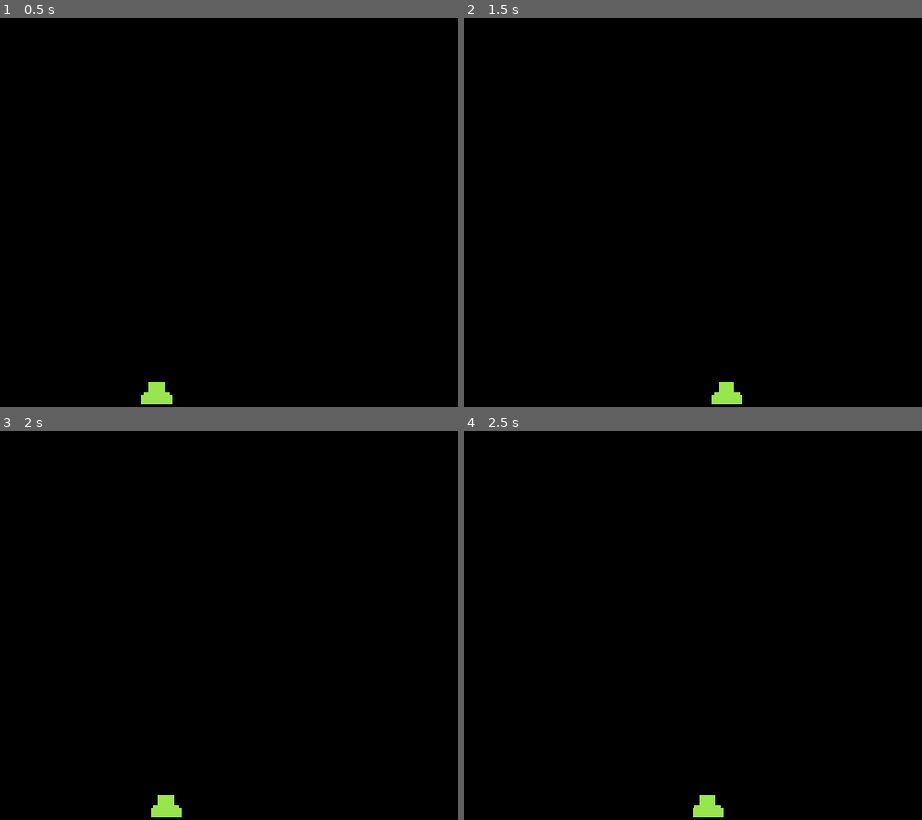
Above: before the commit, frames 1-4 (two rows, left to right).
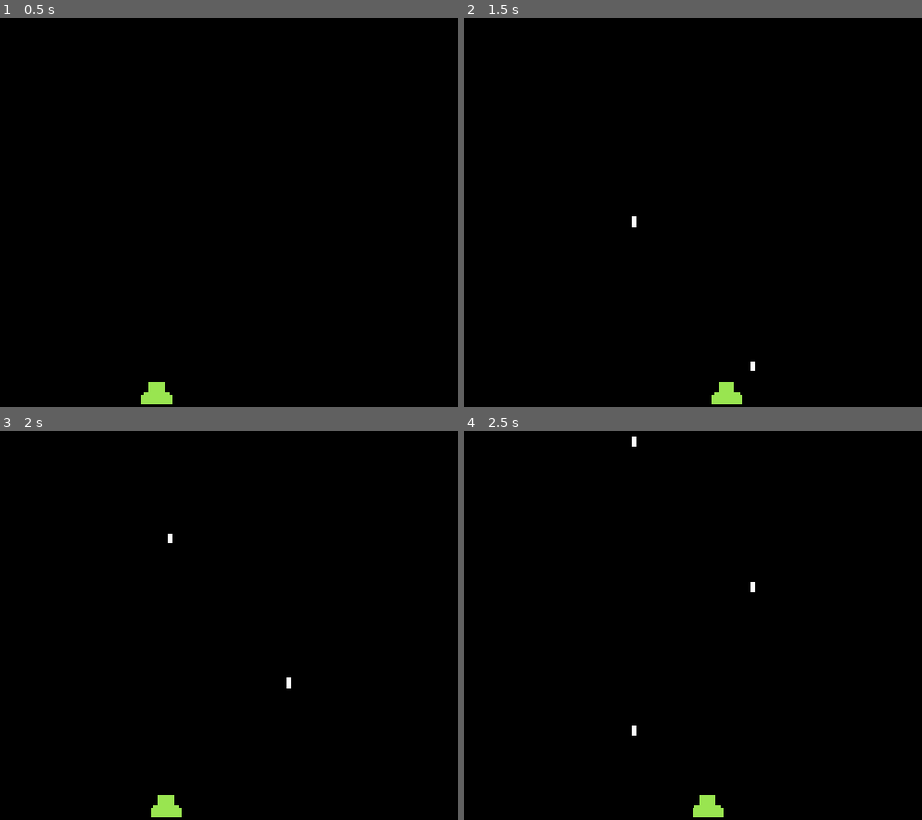
Above: after the commit, the same moments.

Repository: joshuayeee/gd-space-invaders
Game: Godot game, scene res://Scenes/main.tscn
Two runs of this game, one before a commit and one after it. Both use one fixed random seed, a clock stepped at 60 frames per second and the inputs below.
Inputs:
- Up to frame 1 (0.5 s): no input
- Up to frame 2 (1.5 s): tap Enter at 0.5 s; hold D (right) 0.53-1.28 s; tap Space (shoot) at 0.6, 1.35 s; hold A (left) from 1.28 s (still down)
- Up to frame 3 (2 s): keep holding A (left)
- Up to frame 4 (2.5 s): release A (left) at 2.03 s; hold D (right) from 2.03 s (still down); tap Space (shoot) at 2.1 s

Frame 1 is identical in both runs. In frame 2, less than 0.1% of the frame differs, in the area x 36-64%, y 50-91%; in frame 3, less than 0.1%; in frame 4, less than 0.1%, in the area x 36-64%, y 1-79%.

Commit message:
player can now shoot bullets

Diff:
--- a/Scenes/Levels/main_level.tscn
+++ b/Scenes/Levels/main_level.tscn
@@ -2,6 +2,7 @@
 
 [ext_resource type="Script" uid="uid://c1gk5k07hmotc" path="res://Scripts/level.gd" id="1_s08vq"]
 [ext_resource type="PackedScene" uid="uid://uhqtfi66coff" path="res://Scenes/player.tscn" id="2_o3eya"]
+[ext_resource type="PackedScene" uid="uid://jaohvjmuqwc4" path="res://Scenes/bullet_manager.tscn" id="2_vl75t"]
 [ext_resource type="PackedScene" uid="uid://cbqi4nlyi2vjw" path="res://Scenes/wall.tscn" id="3_tgb3g"]
 
 [sub_resource type="WorldBoundaryShape2D" id="WorldBoundaryShape2D_jh5pk"]
@@ -27,8 +28,12 @@
 grow_vertical = 2
 color = Color(0, 0, 0, 1)
 
-[node name="Player" parent="." unique_id=1715923871 instance=ExtResource("2_o3eya")]
+[node name="BulletManager" parent="." unique_id=398530995 instance=ExtResource("2_vl75t")]
+
+[node name="Player" parent="." unique_id=1715923871 node_paths=PackedStringArray("level", "bullet_manager") instance=ExtResource("2_o3eya")]
 position = Vector2(0, 296)
+level = NodePath("..")
+bullet_manager = NodePath("../BulletManager")
 
 [node name="LeftWall" parent="." unique_id=1442771496 instance=ExtResource("3_tgb3g")]
 position = Vector2(-576, 0)
--- /dev/null
+++ b/Scenes/bullet.tscn
@@ -0,0 +1,23 @@
+[gd_scene format=3 uid="uid://cl3y7nhmch4ao"]
+
+[ext_resource type="Script" uid="uid://dinoggpcaa26y" path="res://Scripts/bullet.gd" id="1_oduel"]
+[ext_resource type="Texture2D" uid="uid://dtt7ydih405hg" path="res://Assets/Sprites/White.png" id="1_xjght"]
+
+[sub_resource type="RectangleShape2D" id="RectangleShape2D_jh5pk"]
+size = Vector2(8, 16)
+
+[node name="Bullet" type="CharacterBody2D" unique_id=29288740]
+collision_layer = 8
+collision_mask = 0
+script = ExtResource("1_oduel")
+
+[node name="Sprite2D" type="Sprite2D" parent="." unique_id=1826928122]
+scale = Vector2(0.5, 1)
+texture = ExtResource("1_xjght")
+
+[node name="CollisionShape2D" type="CollisionShape2D" parent="." unique_id=1855660074]
+shape = SubResource("RectangleShape2D_jh5pk")
+
+[node name="VisibleOnScreenNotifier2D" type="VisibleOnScreenNotifier2D" parent="." unique_id=795437543]
+
+[connection signal="screen_exited" from="VisibleOnScreenNotifier2D" to="." method="_on_visible_on_screen_notifier_2d_screen_exited"]
--- /dev/null
+++ b/Scenes/bullet_manager.tscn
@@ -0,0 +1,6 @@
+[gd_scene format=3 uid="uid://jaohvjmuqwc4"]
+
+[ext_resource type="Script" uid="uid://cvi762lrwlgig" path="res://Scripts/bullet_manager.gd" id="1_hr8h3"]
+
+[node name="BulletManager" type="Node2D" unique_id=398530995]
+script = ExtResource("1_hr8h3")
--- /dev/null
+++ b/Scripts/bullet.gd
@@ -0,0 +1,12 @@
+extends CharacterBody2D
+
+class_name Bullet
+
+const SPEED: float = 300.0
+
+func _physics_process(_delta: float) -> void:
+	velocity = Vector2.UP * SPEED
+	move_and_slide()
+
+func _on_visible_on_screen_notifier_2d_screen_exited() -> void:
+	queue_free()
--- /dev/null
+++ b/Scripts/bullet_manager.gd
@@ -0,0 +1,3 @@
+extends Node2D
+
+class_name BulletManager
--- a/Scripts/player.gd
+++ b/Scripts/player.gd
@@ -3,6 +3,10 @@
 class_name Player
 
 const SPEED: float = 300.0
+const BULLET = preload("uid://cl3y7nhmch4ao")
+
+@export var level: Level = null
+@export var bullet_manager: BulletManager = null
 
 func _physics_process(_delta: float) -> void:
 	var direction: float = Input.get_axis("left", "right")
@@ -11,4 +15,9 @@
 	else:
 		velocity.x = move_toward(velocity.x, 0, SPEED)
 
+	if (Input.is_action_just_pressed("shoot")):
+		var bullet: Bullet = BULLET.instantiate()
+		bullet.position = position
+		bullet_manager.add_child(bullet)
+
 	move_and_slide()
--- a/project.godot
+++ b/project.godot
@@ -45,6 +45,7 @@
 2d_physics/layer_1="Invincible"
 2d_physics/layer_2="Player"
 2d_physics/layer_3="Wall"
+2d_physics/layer_4="Bullet"
 
 [physics]
 
Not shown, added: Scripts/bullet.gd.uid
Not shown, added: Scripts/bullet_manager.gd.uid
